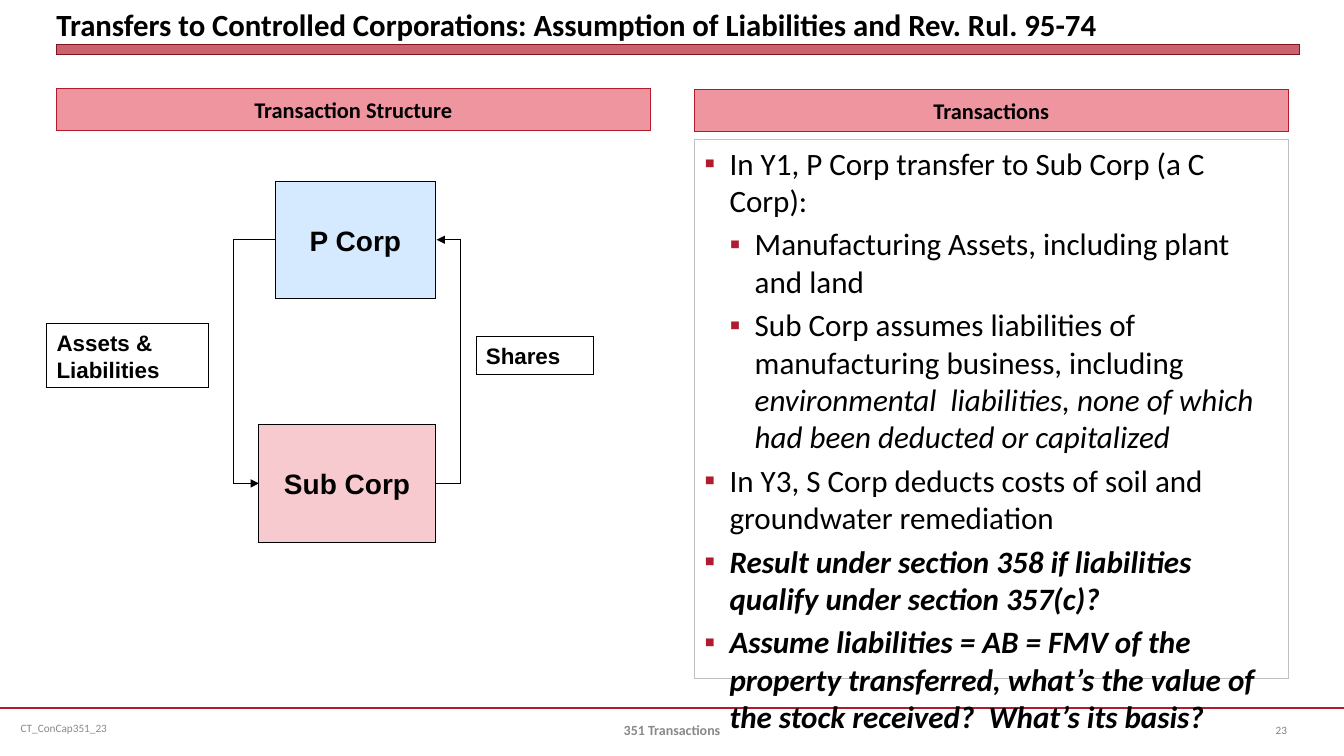
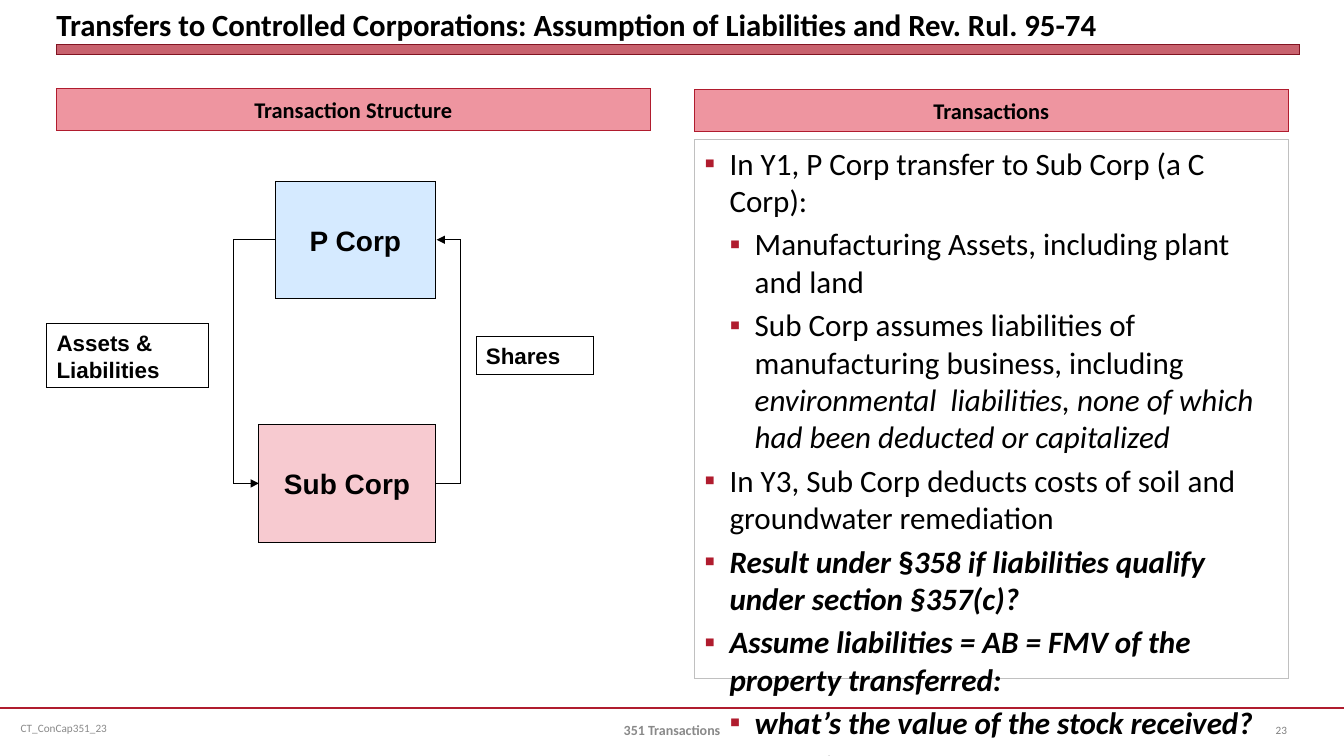
Before and after one commit to jmc877/Corporate-Tax, a slide deck: slide 23 of slides/CT_ConCap351_23.pptx. Drawn at 1344x756 pixels with LibreOffice and Linux fonts; fonts in the diff are those of the drawing. Boxes give left, top, right and bottom in pixels: in the first picture for what was removed or moved away, otherwise in the second. Text is boxed around its words. In the diff, an @@ line names an element or a change of style, - is before the commit and + after.

```diff
--- a/slides/CT_ConCap351_23.pptx
+++ b/slides/CT_ConCap351_23.pptx
@@ text at box(730, 470, 1253, 738): text changed @@
-▪ In Y3, S Corp deducts costs of soil and groundwater remediation
-▪ Result under section 358 if liabilities qualify under section 357(c)?
-▪ Assume liabilities = AB = FMV of the property transferred, what’s the value of the stock received? What’s its basis?
+▪ In Y3, Sub Corp deducts costs of soil and groundwater remediation
+▪ Result under §358 if liabilities qualify under section §357(c)?
+▪ Assume liabilities = AB = FMV of the property transferred:
+  ▪ what’s the value of the stock received?
+  ▪ what’s its basis?
```
Also in this commit, not shown: 6 other slides changed, 1 other file.
